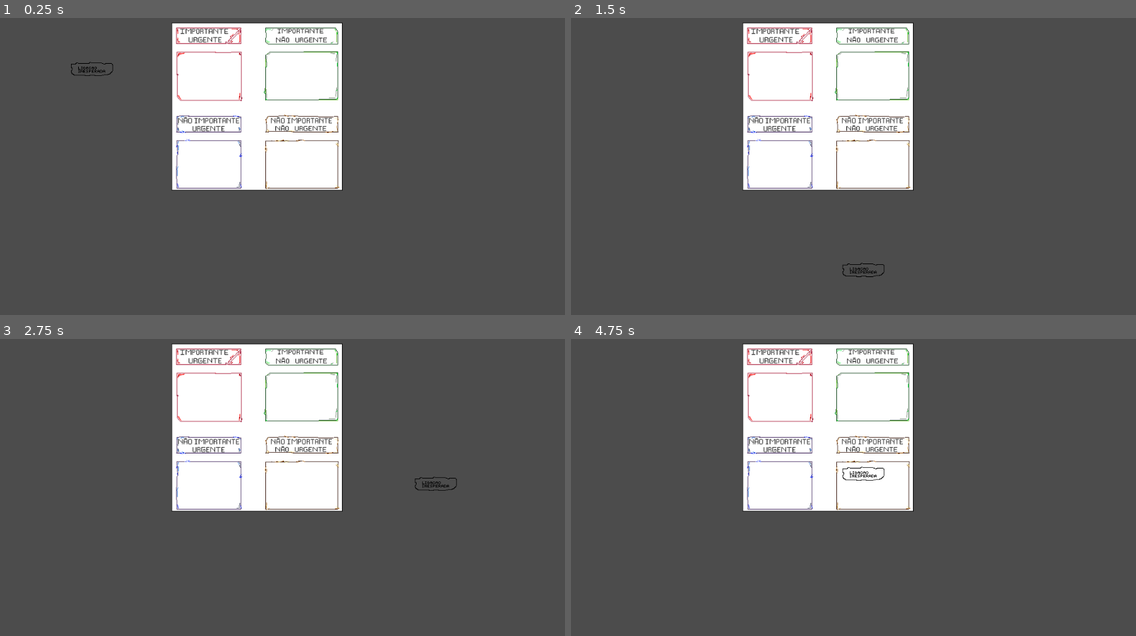
Above: before the commit, frames 1-4 (two rows, left to right).
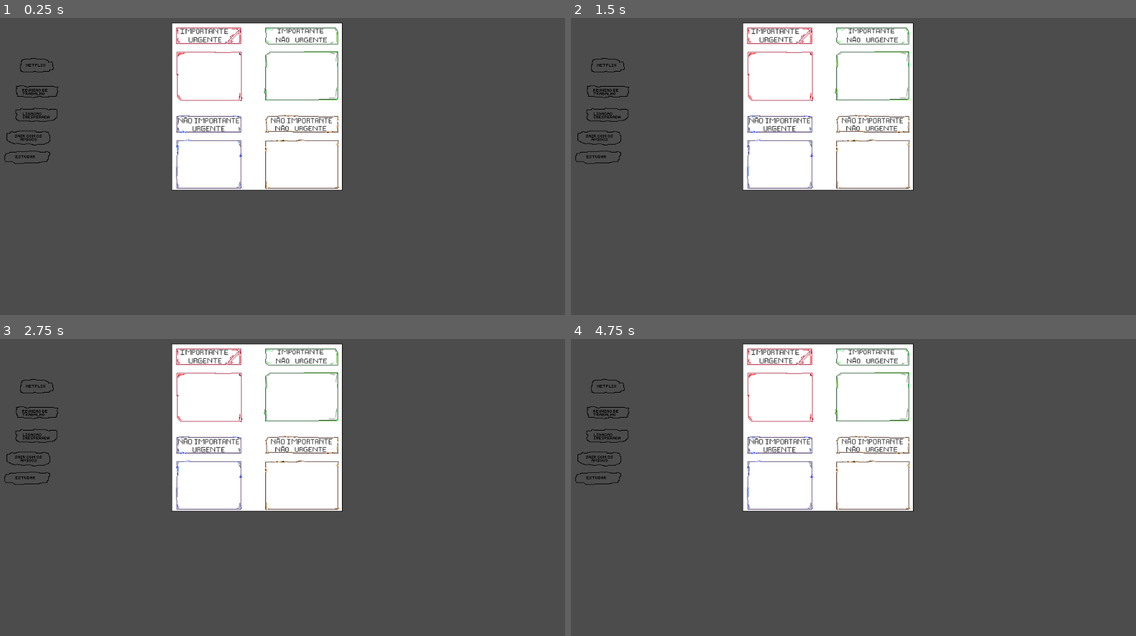
Above: after the commit, the same moments.

Repository: 2023M1T9-Inteli/grupo2
Game: Godot game, scene res://Node2D.tscn
Same seed, same stepped clock (60 frames per second), same inputs: the game is played once before the commit and once after it.
Inputs (mouse positions are in pixels of both pictures, inside the frame that each line leads up to):
- Up to frame 1 (0.25 s): no input
- Up to frame 2 (1.5 s): tap Enter at 0.5 s; drag from (661, 68) to (904, 89) at 0.52 s; tap Space at 1.25 s; drag from (734, 178) to (819, 228) at 1.27 s
- Up to frame 3 (2.75 s): tap Enter at 2 s; move the mouse to (333, 410) at 2.02 s; press the mouse at (333, 410) at 2.03 s
- Up to frame 4 (4.75 s): release the mouse at (904, 410) at 2.75 s; tap Space at 2.75, 4.25 s; drag from (819, 549) to (678, 434) at 2.77 s; tap Enter at 3.5 s; move the mouse to (1023, 535) at 3.52 s; press the mouse at (1023, 535) at 3.53 s; release the mouse at (1023, 535) at 4.25 s; drag from (678, 434) to (763, 398) at 4.27 s

The runs differ from the first frame. In frame 1, 0.5% of the frame differs, in the area x 0-21%, y 13-50%; in frame 2, 0.5%; in frame 3, 0.5%; in frame 4, 0.6%, in the area x 0-56%, y 13-50%.

Commit message:
Matriz de Einsenhower V3

Diff:
--- /dev/null
+++ b/Matriz de Eisenhower/Drag and drop script.gd
@@ -0,0 +1,23 @@
+extends Sprite
+
+var mouse_in = false
+var dragging = false
+
+func _process(delta):
+ if (mouse_in && Input.is_action_pressed("click")):
+  dragging = true
+
+ if (dragging && Input.is_action_pressed("click")):
+  var position = get_viewport().get_mouse_position()
+
+  set_position(position)
+ else:
+  dragging = false
+
+
+func _on_Area2D_mouse_entered():
+ mouse_in = true
+
+
+func _on_Area2D_mouse_exited():
+ mouse_in = false
--- a/Matriz de Eisenhower/Node2D.gd
+++ b/Matriz de Eisenhower/Node2D.gd
@@ -18,3 +18,7 @@
 
 func _on_KinematicBody2D_input_event(viewport, event, shape_idx):
 	pass # Replace with function body.
+
+
+func _on_KinematicBody2D2_input_event(viewport, event, shape_idx):
+	pass # Replace with function body.
--- a/Matriz de Eisenhower/Node2D.tscn
+++ b/Matriz de Eisenhower/Node2D.tscn
@@ -1,12 +1,28 @@
-[gd_scene load_steps=6 format=2]
+[gd_scene load_steps=14 format=2]
 
 [ext_resource path="res://Node2D.gd" type="Script" id=1]
-[ext_resource path="res://pixil-frame-0 (3).png" type="Texture" id=2]
-[ext_resource path="res://drag_and_drop.gd" type="Script" id=3]
+[ext_resource path="res://pixil-frame-0.png" type="Texture" id=2]
+[ext_resource path="res://Drag and drop script.gd" type="Script" id=3]
 [ext_resource path="res://eisenhower_360.png" type="Texture" id=4]
+[ext_resource path="res://pixil-frame-0 (1).png" type="Texture" id=5]
+[ext_resource path="res://pixil-frame-0 (4).png" type="Texture" id=6]
+[ext_resource path="res://pixil-frame-0 (3).png" type="Texture" id=7]
+[ext_resource path="res://pixil-frame-0 (5).png" type="Texture" id=8]
 
 [sub_resource type="RectangleShape2D" id=1]
-extents = Vector2( 21.375, 21.5 )
+extents = Vector2( 37.5, 11 )
+
+[sub_resource type="RectangleShape2D" id=2]
+extents = Vector2( 30, 12.5 )
+
+[sub_resource type="RectangleShape2D" id=3]
+extents = Vector2( 37.5, 12.5 )
+
+[sub_resource type="RectangleShape2D" id=4]
+extents = Vector2( 39, 13 )
+
+[sub_resource type="RectangleShape2D" id=5]
+extents = Vector2( 41, 11.5 )
 
 [node name="Node2D" type="Node2D"]
 script = ExtResource( 1 )
@@ -15,17 +31,69 @@
 position = Vector2( 481, 180 )
 texture = ExtResource( 4 )
 
-[node name="KinematicBody2D" type="KinematicBody2D" parent="."]
-input_pickable = true
+[node name="Reunião de Trabalho" type="Sprite" parent="."]
+position = Vector2( 82, 174 )
+texture = ExtResource( 2 )
 script = ExtResource( 3 )
 
-[node name="Sprite" type="Sprite" parent="KinematicBody2D"]
-position = Vector2( 178, 133 )
-texture = ExtResource( 2 )
+[node name="Area2D" type="Area2D" parent="Reunião de Trabalho"]
 
-[node name="CollisionShape2D" type="CollisionShape2D" parent="KinematicBody2D"]
-position = Vector2( 178, 134 )
+[node name="CollisionShape2D" type="CollisionShape2D" parent="Reunião de Trabalho/Area2D"]
+position = Vector2( -0.5, -1 )
 shape = SubResource( 1 )
 
-[connection signal="input_event" from="KinematicBody2D" to="." method="_on_KinematicBody2D_input_event"]
-[connection signal="input_event" from="KinematicBody2D" to="KinematicBody2D" method="_on_KinematicBody2D_input_event"]
+[node name="Netflix" type="Sprite" parent="."]
+position = Vector2( 82, 138 )
+texture = ExtResource( 5 )
+script = ExtResource( 3 )
+
+[node name="Area2D" type="Area2D" parent="Netflix"]
+position = Vector2( -3, -12 )
+
+[node name="CollisionShape2D" type="CollisionShape2D" parent="Netflix/Area2D"]
+position = Vector2( 2, -0.5 )
+shape = SubResource( 2 )
+
+[node name="Ligação Inesperada" type="Sprite" parent="."]
+position = Vector2( 79, 215 )
+texture = ExtResource( 7 )
+script = ExtResource( 3 )
+
+[node name="Area2D" type="Area2D" parent="Ligação Inesperada"]
+
+[node name="CollisionShape2D" type="CollisionShape2D" parent="Ligação Inesperada/Area2D"]
+position = Vector2( 1.5, -0.5 )
+shape = SubResource( 3 )
+
+[node name="Sair com os amigos" type="Sprite" parent="."]
+position = Vector2( 68, 262 )
+texture = ExtResource( 6 )
+script = ExtResource( 3 )
+
+[node name="Area2D" type="Area2D" parent="Sair com os amigos"]
+
+[node name="CollisionShape2D" type="CollisionShape2D" parent="Sair com os amigos/Area2D"]
+position = Vector2( -2, -6 )
+shape = SubResource( 4 )
+
+[node name="Estudar" type="Sprite" parent="."]
+position = Vector2( 64, 296 )
+texture = ExtResource( 8 )
+script = ExtResource( 3 )
+
+[node name="Area2D" type="Area2D" parent="Estudar"]
+
+[node name="CollisionShape2D" type="CollisionShape2D" parent="Estudar/Area2D"]
+position = Vector2( 0, -5.5 )
+shape = SubResource( 5 )
+
+[connection signal="mouse_entered" from="Reunião de Trabalho/Area2D" to="Reunião de Trabalho" method="_on_Area2D_mouse_entered"]
+[connection signal="mouse_exited" from="Reunião de Trabalho/Area2D" to="Reunião de Trabalho" method="_on_Area2D_mouse_exited"]
+[connection signal="mouse_entered" from="Netflix/Area2D" to="Netflix" method="_on_Area2D_mouse_entered"]
+[connection signal="mouse_exited" from="Netflix/Area2D" to="Netflix" method="_on_Area2D_mouse_exited"]
+[connection signal="mouse_entered" from="Ligação Inesperada/Area2D" to="Ligação Inesperada" method="_on_Area2D_mouse_entered"]
+[connection signal="mouse_exited" from="Ligação Inesperada/Area2D" to="Ligação Inesperada" method="_on_Area2D_mouse_exited"]
+[connection signal="mouse_entered" from="Sair com os amigos/Area2D" to="Sair com os amigos" method="_on_Area2D_mouse_entered"]
+[connection signal="mouse_exited" from="Sair com os amigos/Area2D" to="Sair com os amigos" method="_on_Area2D_mouse_exited"]
+[connection signal="mouse_entered" from="Estudar/Area2D" to="Estudar" method="_on_Area2D_mouse_entered"]
+[connection signal="mouse_exited" from="Estudar/Area2D" to="Estudar" method="_on_Area2D_mouse_exited"]
--- a/Matriz de Eisenhower/drag_and_drop.gd
+++ /dev/null
@@ -1,30 +0,0 @@
-extends KinematicBody2D
-
-var dragging = false
-
-signal dragsignal;
-
-func _ready():
-	connect("dragsignal",self,"_set_drag_pc")
-
-
-func _process(delta):
-	if dragging:
-		var mousepos = get_viewport().get_mouse_position()
-		self.position = Vector2(mousepos.x, mousepos.y)
-
-
-
-func _set_drag_pc():
-	dragging=!dragging
-
-
-func _on_KinematicBody2D_input_event(viewport, event, shape_idx):
-	if event is InputEventMouseButton:
-		if event.button_index == BUTTON_LEFT and event.pressed:
-			emit_signal("dragsignal")
-		elif event.button_index == BUTTON_LEFT and !event.pressed:
-			emit_signal("dragsignal")
-	elif event is InputEventScreenTouch:
-		if event.pressed and event.get_index() == 0:
-			self.position = event.get_position()
--- a/Matriz de Eisenhower/project.godot
+++ b/Matriz de Eisenhower/project.godot
@@ -25,6 +25,11 @@
 "events": [ Object(InputEventMouseButton,"resource_local_to_scene":false,"resource_name":"","device":0,"alt":false,"shi …(212 unchanged characters)…
  ]
 }
+click={
+"deadzone": 0.5,
+"events": [ Object(InputEventMouseButton,"resource_local_to_scene":false,"resource_name":"","device":0,"alt":false,"shift":false,"control":false,"meta":false,"command":false,"button_mask":0,"position":Vector2( 0, 0 ),"global_position":Vector2( 0, 0 ),"factor":1.0,"button_index":1,"pressed":false,"doubleclick":false,"script":null)
+ ]
+}
 
 [physics]
 
